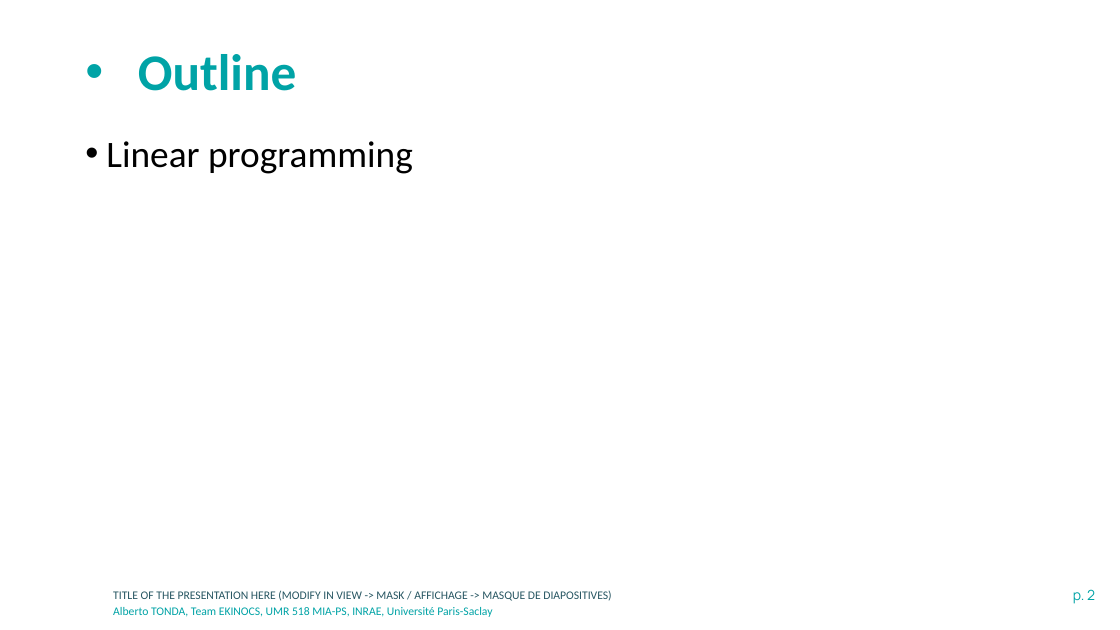
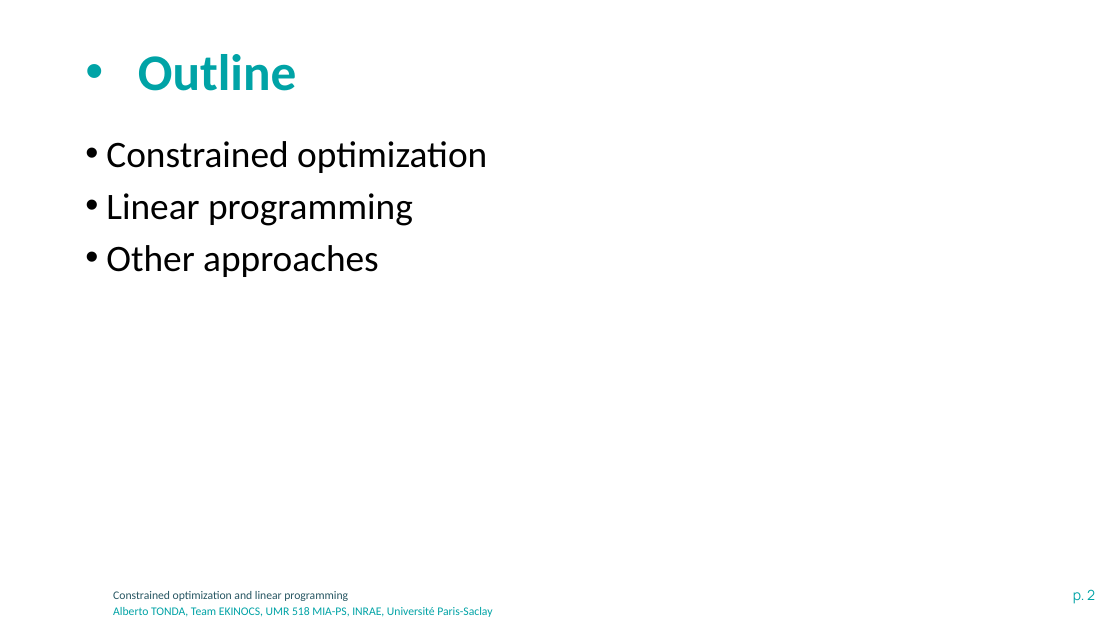
Before and after one commit to albertotonda/teaching, a slide deck: slide 2 of optimization-methods-for-artificial-intelligence/optimization-linear-programming.pptx. Drawn at 1120x630 pixels with LibreOffice and Linux fonts; fonts in the diff are those of the drawing; background and template pictures are left out. Boxes give left, top, right and bottom in pixels: in the first picture for what was removed or moved away, otherwise in the second. Text is boxed around its words. In the diff, an @@ line names an element or a change of style, - is before the commit and + after.

Commit message:
Added new slides for optimization of structures

```diff
--- a/optimization-methods-for-artificial-intelligence/optimization-linear-programming.pptx
+++ b/optimization-methods-for-artificial-intelligence/optimization-linear-programming.pptx
@@ text at (106,141,487,173): paragraph added @@
+• Constrained optimization
@@ text at (106,245,379,277): paragraph added @@
+• Other approaches
@@ text at (113,591,348,601): text changed @@
-TITLE OF THE PRESENTATION HERE (MODIFY IN VIEW -> MASK / AFFICHAGE -> MASQUE DE DIAPOSITIVES)
+Constrained optimization and linear programming
```
Also in this commit, not shown: 1 other slide changed, 5 slides added, 6 other files.
